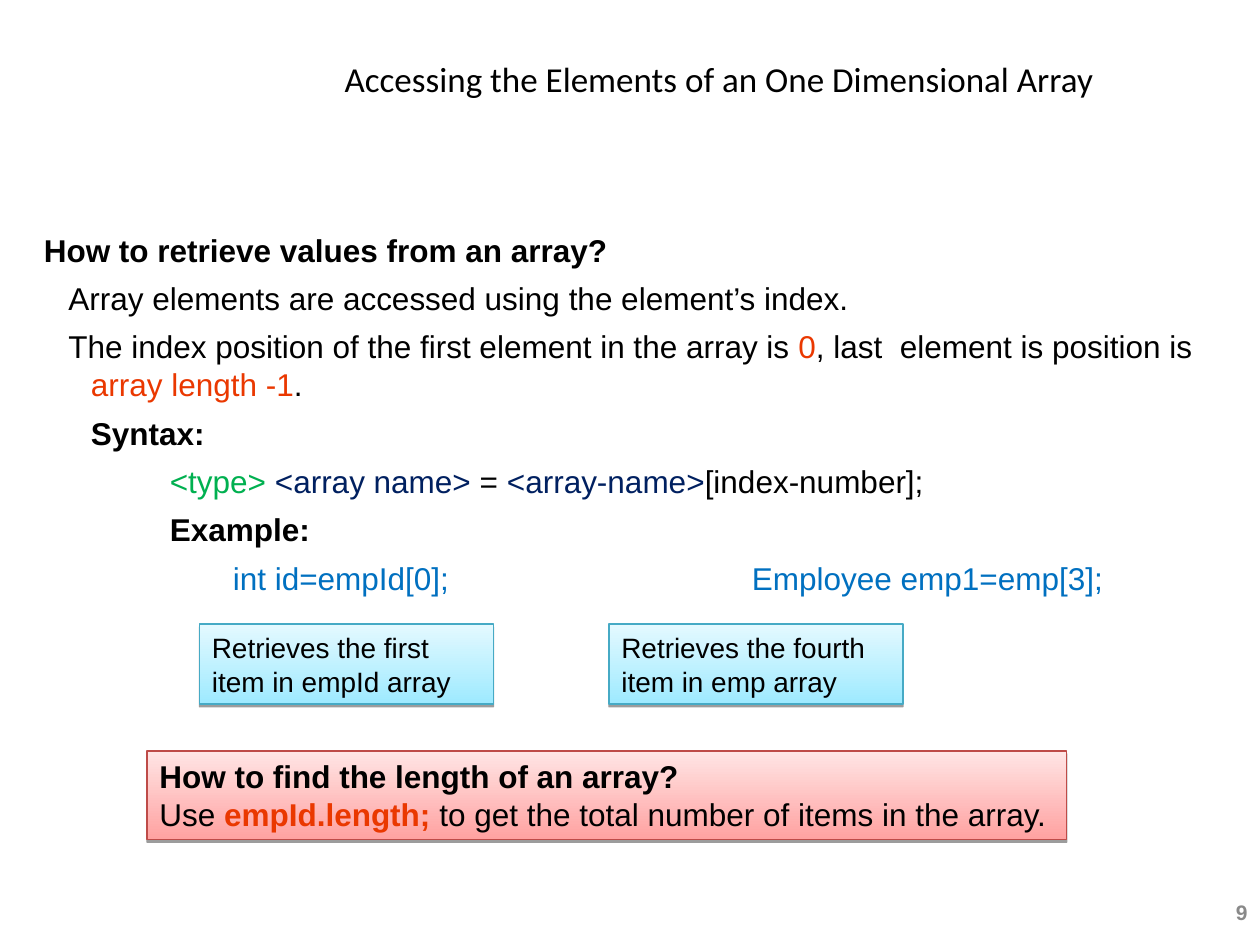
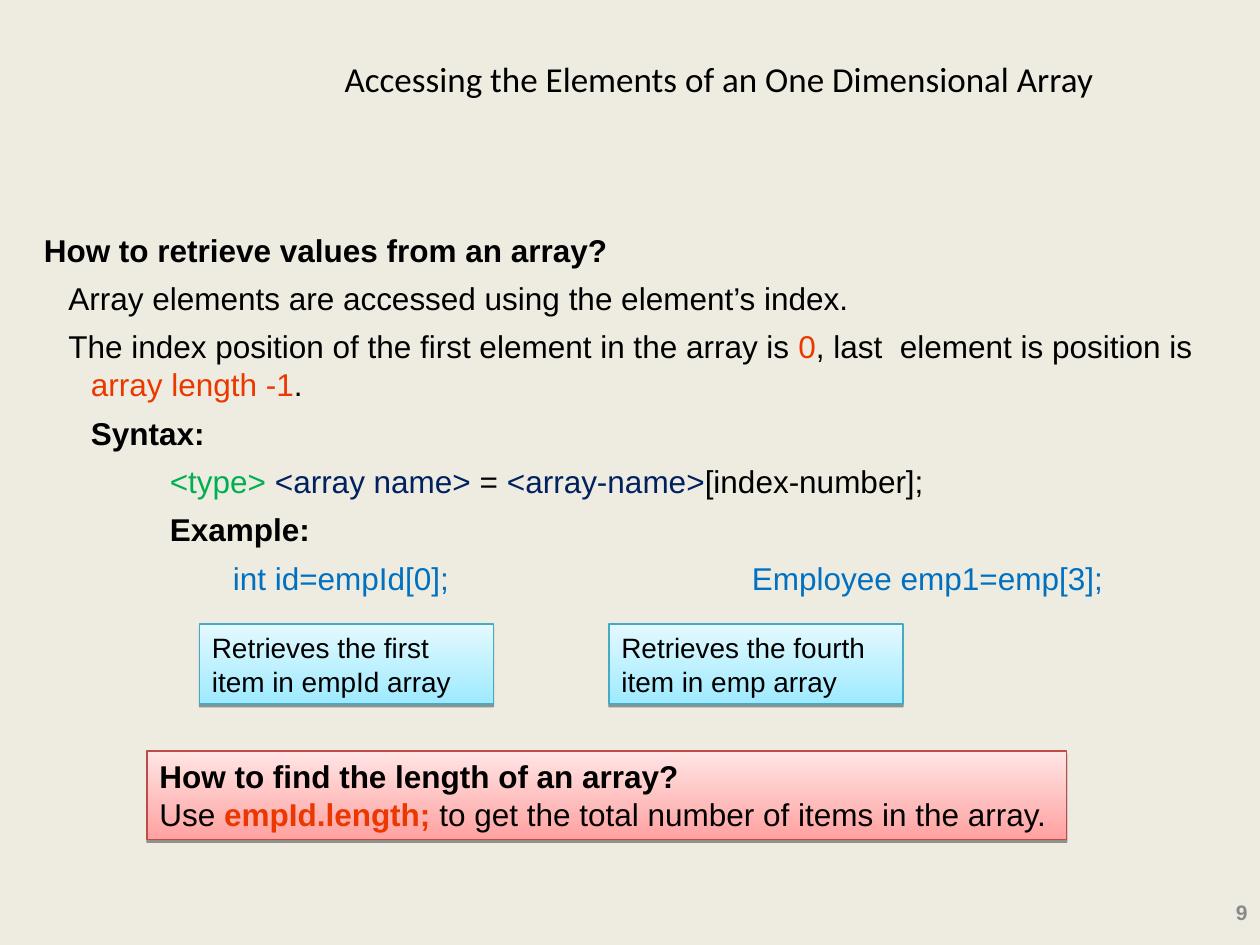
Before and after one commit to ShekharGlobal/Corporate, a slide deck: slide 9 of Core Java/28th October 2024/Java_Arrays.ppt. Drawn at 1260x945 pixels with LibreOffice and Linux fonts; fonts in the diff are those of the drawing. Boxes give left, top, right and bottom in pixels: in the first picture for what was removed or moved away, otherwise in the second. Text is boxed around its words. In the diff, an @@ line names an element or a change of style, - is before the commit and + after.

```diff
--- a/Core Java/28th October 2024/Java_Arrays.ppt
+++ b/Core Java/28th October 2024/Java_Arrays.ppt
@@ background #FFFFFF to #EEECE1 @@
```
Also in this commit, not shown: 12 other slides changed.
